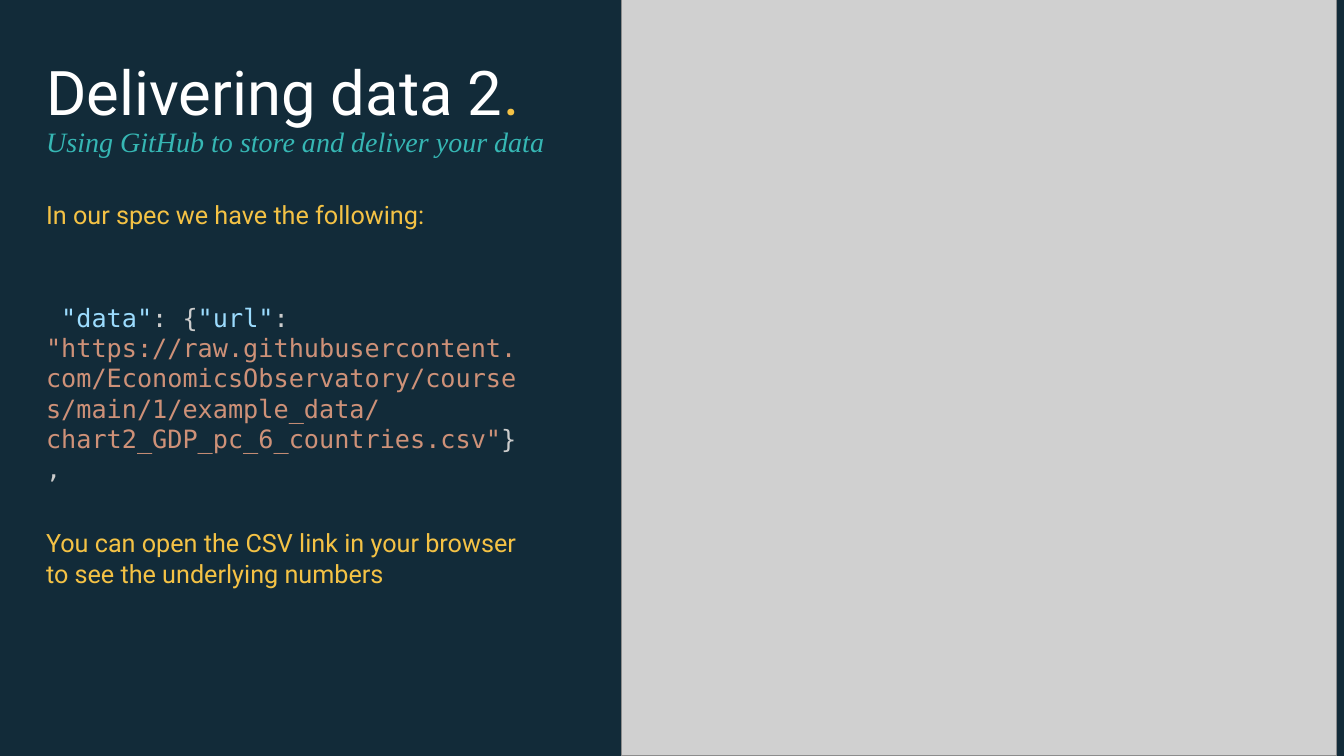
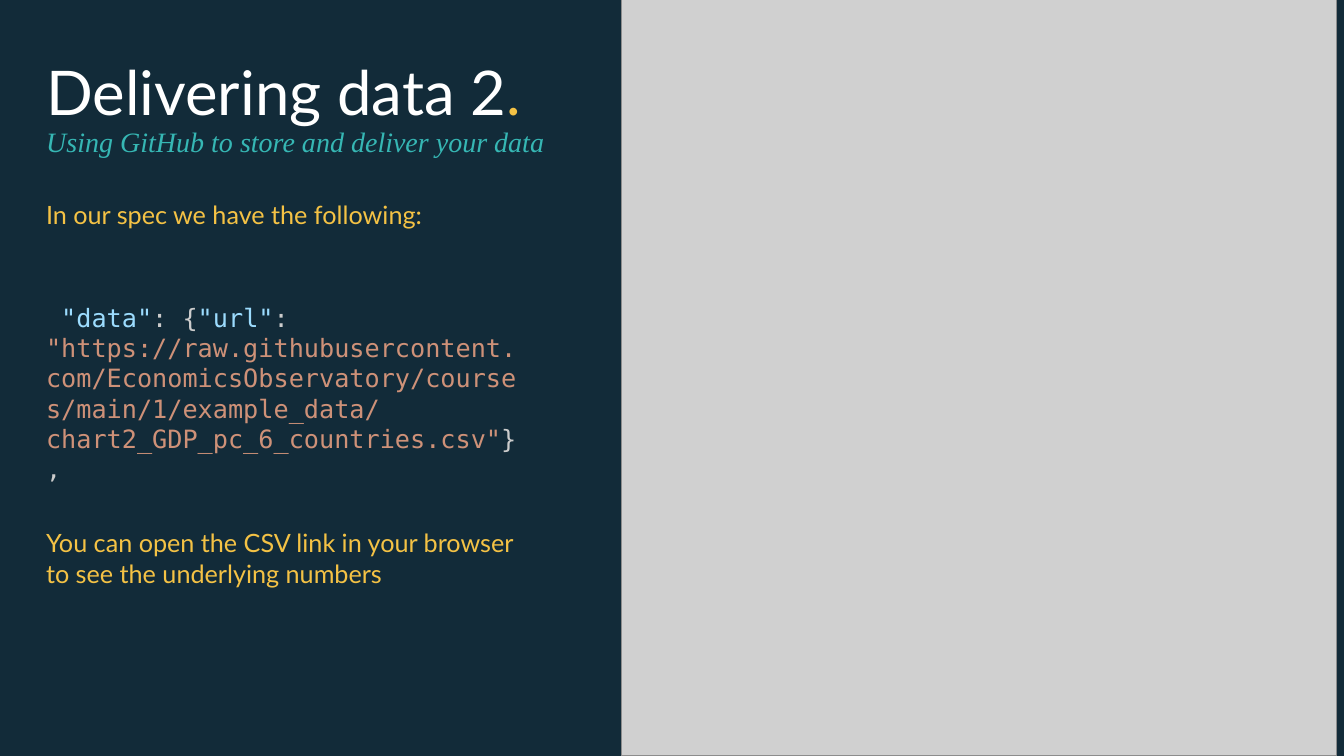
Before and after one commit to EconomicsObservatory/courses, a slide deck: slide 32 of 1/s1_Charts_as_data.pptx. Drawn at 1344x756 pixels with LibreOffice and Linux fonts; fonts in the diff are those of the drawing; grey boxes stand for pictures. Boxes give left, top, right and bottom in pixels: in the first picture for what was removed or moved away, otherwise in the second. Text is boxed around its words. In the diff, an @@ line names an element or a change of style, - is before the commit and + after.

```diff
--- a/1/s1_Charts_as_data.pptx
+++ b/1/s1_Charts_as_data.pptx
@@ text "Delivering data 2. Using GitHub ..." at bbox=[46, 69, 544, 158]: font Roboto to Lato in "Delivering data 2." @@
@@ text "In our spec we have ..." at bbox=[46, 205, 422, 228]: font Roboto to Lato @@
@@ text "You can open the CSV ..." at bbox=[46, 533, 514, 587]: font Roboto to Lato @@
```
Also in this commit, not shown: 38 other slides changed, 7 other files.
